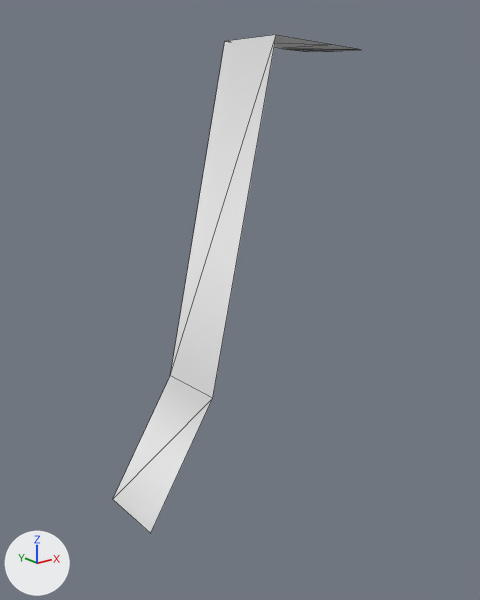
An edit to the OBJ model models/areas/fort/preview_cliff_3_2.obj, drawn before and after from the same camera.
Before and after are seen from a camera (50 mm lens) standing at (62.29, -58.63, 19.7) and looking at (72.57, -45.79, 14.56). Arrows for +X, +Y and +Z are at lower left; the lights stay in place. The first picture is the older version. Mesh edges are drawn as thin lines. Where no turn or scale is listed for an object, it has been applied to the vertices. Vertices at exactly the same position are counted once.

Objects in the first picture: 'preview_cliff_3_2'.
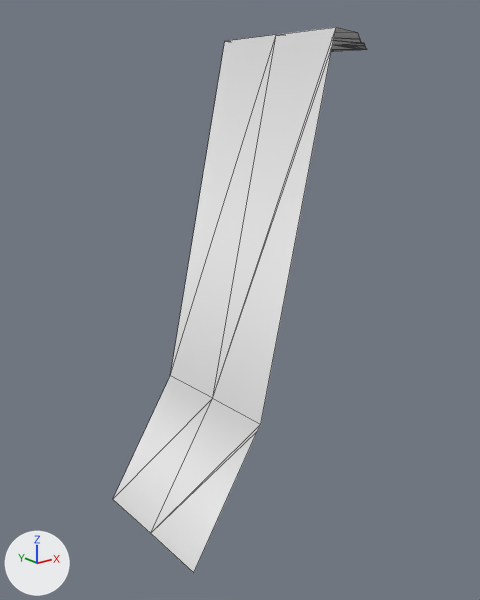
Edits to the bpy script that builds the scene:
```text
Change me_preview_cliff_3_2:
    used by ob_preview_cliff_3_2; location = (0.0, 0.0, 0.0)
    remove me_preview_cliff_3_2.from_pydata(...)  # 17 vertices, 11 faces; spans x 69.5..76.5, y -46.0..-44.0, z 8.96..20.99
    add me_preview_cliff_3_2.from_pydata(...)  # 42 vertices, 33 faces; spans x 69.5..76.5, y -47.92..-44.0, z 8.96..21.02
    me_preview_cliff_3_2 part 1
    25 vertices are added at x 69.5..76.5, y -47.92..-46.0, z 9.05..21.02
    22 new faces join them
```

Pixel boxes [x1, y1, x2, y2] of what changed, in the pictures (480 x 600 px):
'preview_cliff_3_2', reshaped (10% taller): before [113, 35, 357, 533]; after [113, 27, 367, 573]
part 1 of me_preview_cliff_3_2, added: after [151, 27, 367, 573]
